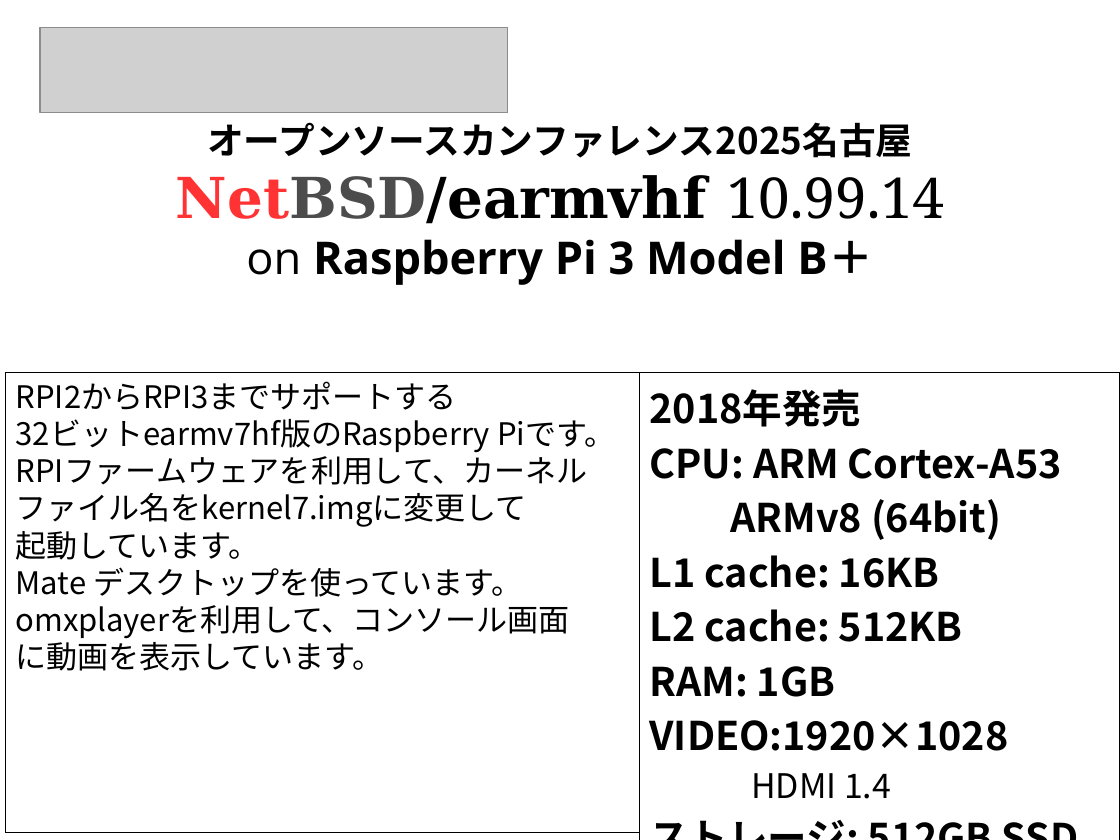
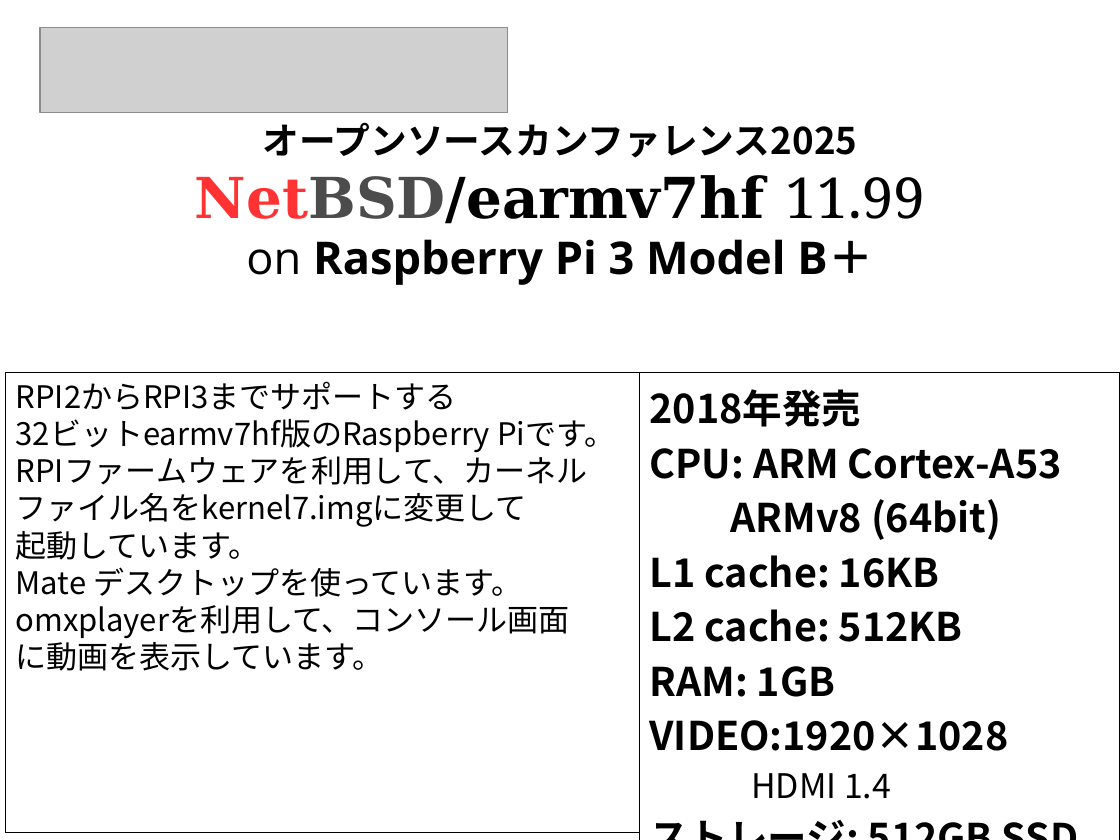
Before and after one commit to ebijun/osc-demo, a slide deck: slide 4 of Pop/RPI4.odp (slide 3 before the commit). Drawn at 1120x840 pixels with LibreOffice and Linux fonts; fonts in the diff are those of the drawing; grey boxes stand for pictures. Boxes give left, top, right and bottom in pixels: in the first picture for what was removed or moved away, otherwise in the second. Text is boxed around its words. In the diff, an @@ line names an element or a change of style, - is before the commit and + after.

```diff
--- a/Pop/RPI4.odp
+++ b/Pop/RPI4.odp
@@ text at bbox=[195, 122, 925, 224]: text changed @@
-オープンソースカンファレンス2025名古屋
-NetBSD/earmvhf 10.99.14
+オープンソースカンファレンス2025
+NetBSD/earmv7hf 11.99
```
Also in this commit, not shown: 4 other slides changed, 5 slides added.
